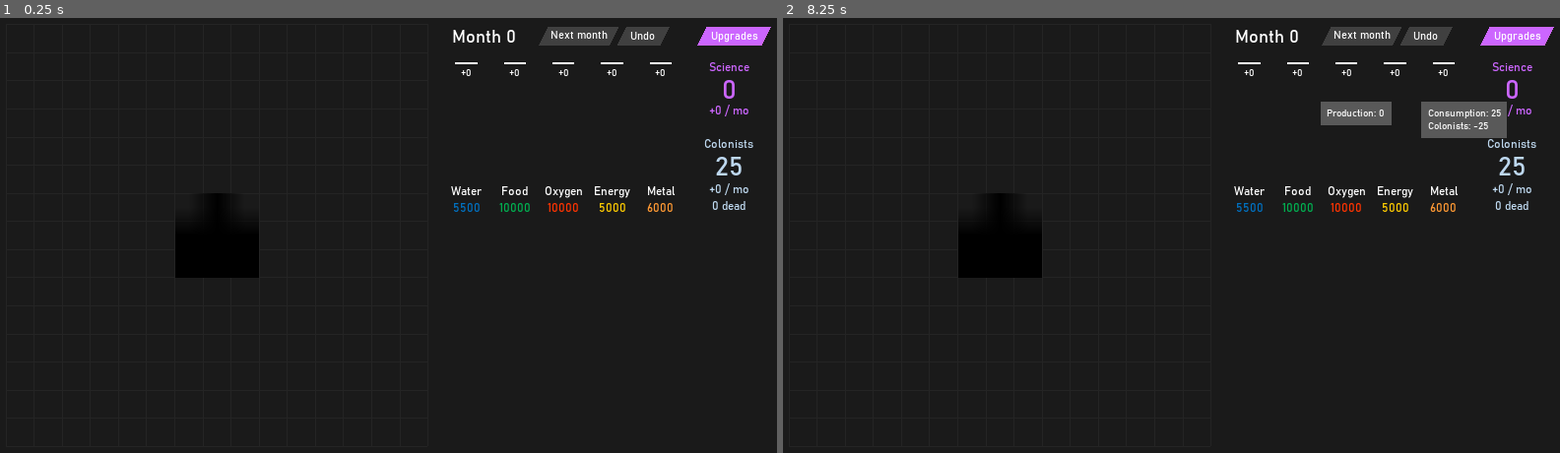
Above: before the commit, frames 1-2 (left to right).
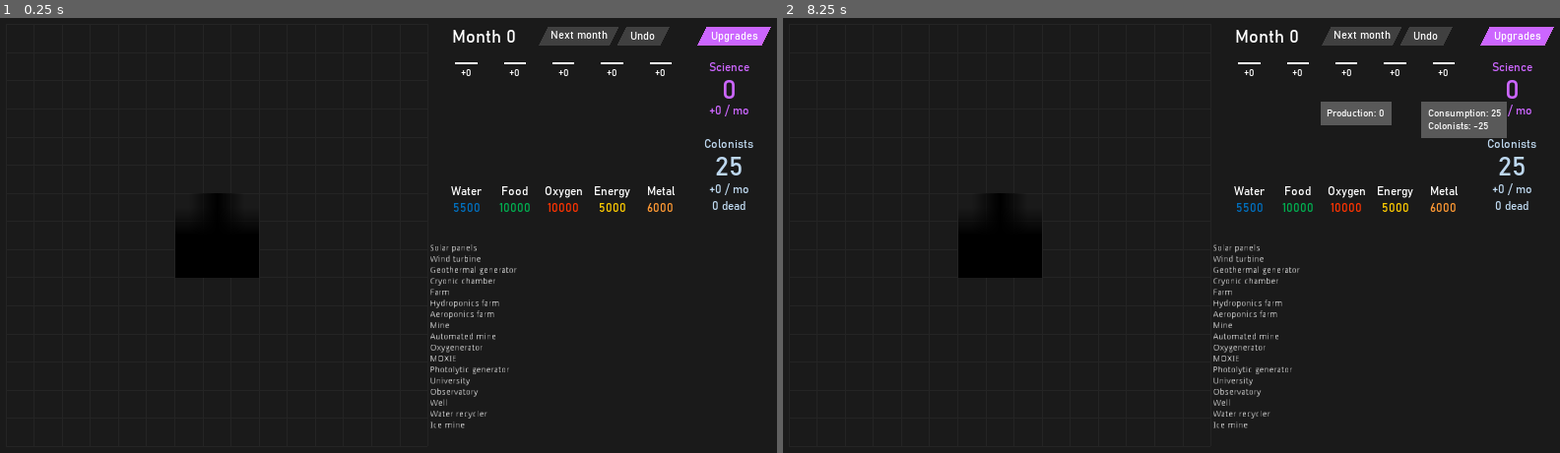
Above: after the commit, the same moments.

Repository: sirknightj/CEV-1
Game: Godot game, scene res://scenes/MainGameScene.tscn
Same seed, same stepped clock (60 frames per second), same inputs: the game is played once before the commit and once after it.
Inputs (mouse positions are in pixels of both pictures, inside the frame that each line leads up to):
- Up to frame 1 (0.25 s): no input
- Up to frame 2 (8.25 s): tap Enter at 0.5, 2, 3.5 s; drag from (1000, 209) to (1249, 139) at 0.52 s; tap Space at 1.25, 2.75, 4.25 s; drag from (969, 235) to (1132, 322) at 1.27 s; move the mouse to (1000, 235) at 2.02 s; press the mouse at (1000, 235) at 2.03 s; release the mouse at (1000, 235) at 2.75 s; drag from (1031, 235) to (938, 170) at 2.77 s; drag from (969, 261) to (1210, 235) at 3.52 s; drag from (1000, 261) to (1054, 126) at 4.27 s; move the mouse to (1031, 261) at 5.02 s; press the mouse at (1031, 261) at 5.03 s; release the mouse at (1031, 261) at 5.75 s; drag from (1054, 126) to (1031, 235) at 5.77 s; move the mouse to (1342, 213) at 6.52 s; press the mouse at (1342, 213) at 6.53 s; release the mouse at (1342, 213) at 7.25 s; drag from (1016, 257) to (1132, 322) at 7.27 s; move the mouse to (1249, 139) at 8.02 s; press the mouse at (1249, 139) at 8.03 s

The runs differ from the first frame. In frame 1, 0.7% of the frame differs, in the area x 55-67%, y 52-95%; in frame 2, 0.7%.

Commit message:
Start working on the Building sidebar

Diff:
--- a/source/scenes/Sidebar.tscn
+++ b/source/scenes/Sidebar.tscn
@@ -1,8 +1,5 @@
-[gd_scene load_steps=10 format=2]
+[gd_scene load_steps=7 format=2]
 
-[ext_resource path="res://assets/images/water1.png" type="Texture" id=1]
-[ext_resource path="res://assets/images/food1.png" type="Texture" id=2]
-[ext_resource path="res://assets/images/elec1.png" type="Texture" id=3]
 [ext_resource path="res://scripts/Sidebar.gd" type="Script" id=4]
 [ext_resource path="res://scenes/MyTheme.tres" type="Theme" id=5]
 [ext_resource path="res://scenes/Graph.tscn" type="PackedScene" id=6]
@@ -121,34 +118,13 @@
 "_edit_use_anchors_": true
 }
 
-[node name="GridContainer" type="GridContainer" parent="."]
-visible = false
-margin_left = 465.0
-margin_top = 526.0
-margin_right = 575.0
-margin_bottom = 693.0
-columns = 2
+[node name="ScrollContainer" type="ScrollContainer" parent="."]
+margin_left = -13.0
+margin_top = 374.0
+margin_right = 559.0
+margin_bottom = 717.0
 
-[node name="PurchaseWellButton" type="Button" parent="GridContainer"]
-margin_right = 15.0
-margin_bottom = 39.0
-size_flags_stretch_ratio = 0.0
-theme = ExtResource( 5 )
-icon = ExtResource( 1 )
-
-[node name="PurchaseFarmButton" type="Button" parent="GridContainer"]
-margin_left = 19.0
-margin_right = 35.0
-margin_bottom = 39.0
-theme = ExtResource( 5 )
-icon = ExtResource( 2 )
-
-[node name="PurchaseSolarButton" type="Button" parent="GridContainer"]
-margin_top = 43.0
-margin_right = 15.0
-margin_bottom = 82.0
-theme = ExtResource( 5 )
-icon = ExtResource( 3 )
+[node name="BuildingEntries" type="VBoxContainer" parent="ScrollContainer"]
 
 [connection signal="gui_input" from="NextMonth/Label" to="." method="_on_Next_Month_gui_input"]
 [connection signal="gui_input" from="Upgrades/Label" to="." method="_on_Upgrades_gui_input"]
--- a/source/scripts/Sidebar.gd
+++ b/source/scripts/Sidebar.gd
@@ -8,6 +8,8 @@
 
 var show_resources : Dictionary = {}
 
+onready var building_scene = preload("res://scenes/Building.tscn")
+
 # Called when the node enters the scene tree for the first time.
 func _ready():
 	game = get_parent().get_parent()
@@ -17,6 +19,31 @@
 	# TODO: tutorial progression
 	for resource in GameData.ResourceType.values():
 		show_resources[resource] = true
+
+	for building in GameStats.buildings_dict:
+		var building_stats = GameStats.buildings_dict[building]
+
+		if building_stats.name != 'City center':
+			var entry : HBoxContainer = HBoxContainer.new()
+			var building_name_label : Label = Label.new()
+			building_name_label.text = GameStats.buildings_dict[building].name
+			entry.add_child(building_name_label)
+
+			# Attempting to put a building inside of the HBox
+			var _building = building_scene.instance()
+			_building.shape = building_stats.shape
+			_building.building_effects = building_stats.effects
+			_building.building_cost = building_stats.cost
+			_building.building_id = building
+			_building.texture = GameData.BUILDING_TO_TEXTURE[building]
+			entry.add_child(_building)
+
+			var building_cost_label : Label = Label.new()
+			var cost_text : String = "TODO: Cost"
+			entry.add_child(building_cost_label)
+
+			$ScrollContainer/BuildingEntries.add_child(entry)
+			_building.set_next_pos(_building.snapped(Vector2(350, 50)))
 
 """
 	Updates the text displaying the turn count
